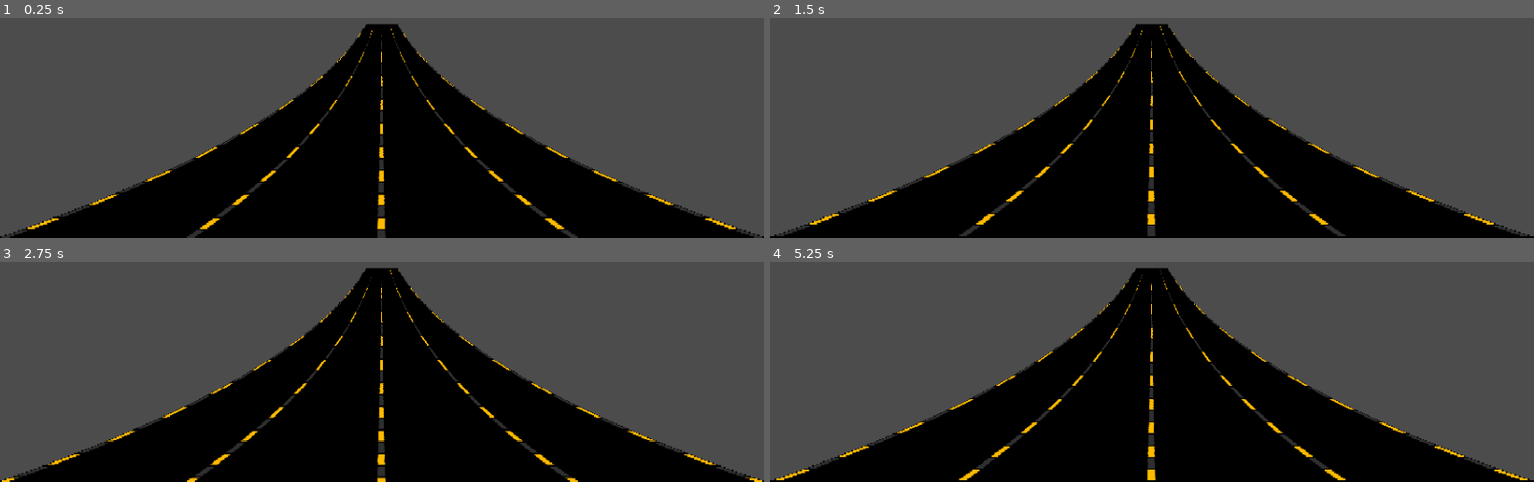
Above: before the commit, frames 1-4 (two rows, left to right).
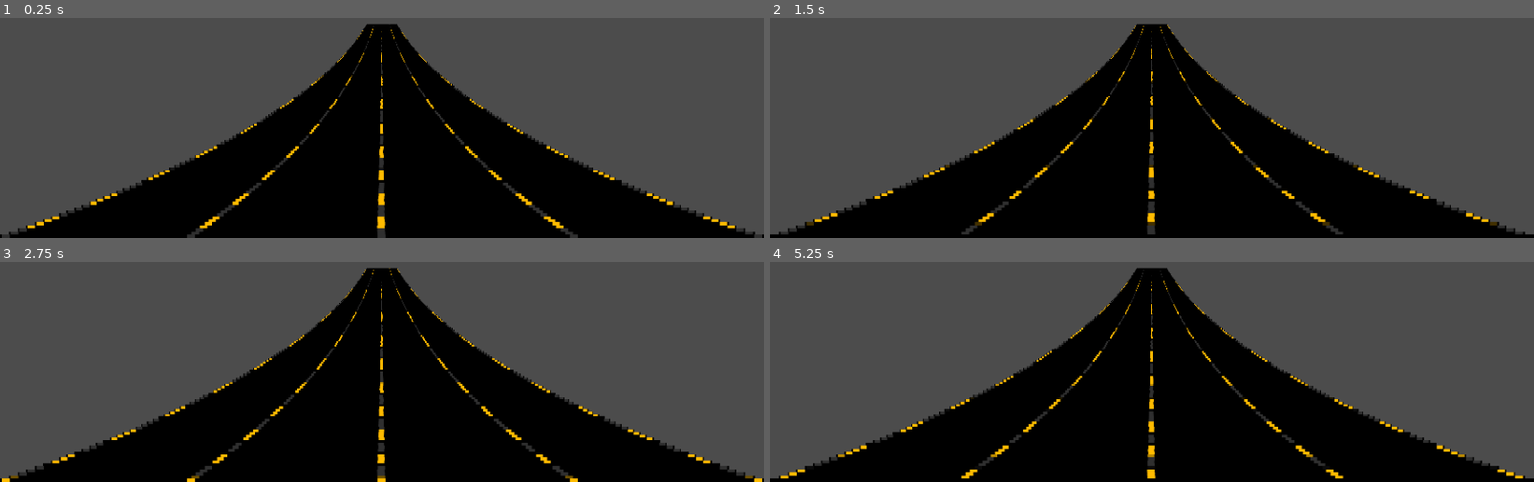
Above: after the commit, the same moments.

Repository: nealith/FreeCar
Game: Godot game, scene res://road/road.tscn
Two runs of this game, one before a commit and one after it. Both use one fixed random seed, a clock stepped at 60 frames per second and the inputs below. The project has no main scene, so this scene is started directly.
Inputs:
- Up to frame 1 (0.25 s): no input
- Up to frame 2 (1.5 s): no input
- Up to frame 3 (2.75 s): no input
- Up to frame 4 (5.25 s): no input

The runs differ from the first frame. In frame 1, 1.7% of the frame differs, in the area x 0-100%, y 2-100%; in frame 2, 1.7%; in frame 3, 1.7%; in frame 4, 1.8%.

Commit message:
improve curves

Diff:
--- a/car/car.tscn
+++ b/car/car.tscn
@@ -1,3 +1,15 @@
-[gd_scene format=2]
+[gd_scene load_steps=3 format=2]
+
+[ext_resource path="res://car/assets/spritesheet_optimized.png" type="Texture" id=1]
+
+[sub_resource type="AtlasTexture" id=1]
+flags = 4
+atlas = ExtResource( 1 )
+region = Rect2( 0, 0, 86, 86 )
 
 [node name="car" type="Node2D"]
+
+[node name="Sprite" type="Sprite" parent="."]
+position = Vector2( 414.737, 407.369 )
+z_index = 17
+texture = SubResource( 1 )
--- a/road/plane.gd
+++ b/road/plane.gd
@@ -5,6 +5,7 @@
 # var b = "text"
 
 var dz = 0
+var t = 0
 
 # Called when the node enters the scene tree for the first time.
 func _ready():
@@ -13,6 +14,12 @@
 # Called every frame. 'delta' is the elapsed time since the previous frame.
 func _process(delta):
 	dz+= delta*1000
+	t += delta
 	if dz > 540.0:
 		dz -= 540.0
 	self.material.set_shader_param("delta",Vector3(0.0,0.0,dz))
+
+	var v = sin(t)
+
+	#self.material.set_shader_param("X_y_a",Vector2(0.0,v))
+	#self.material.set_shader_param("X_y_b",Vector2(-v/2.0,-4*v))
--- a/road/road.tscn
+++ b/road/road.tscn
@@ -6,10 +6,15 @@
 [sub_resource type="Shader" id=1]
 code = "shader_type canvas_item;
 
-uniform vec4 Z_x;
-uniform vec4 Z_y;
-uniform vec4 X_x;
-uniform vec4 X_y;
+uniform vec2 Z_x_a;
+uniform vec2 Z_y_a;
+uniform vec2 X_x_a;
+uniform vec2 X_y_a;
+
+uniform vec2 Z_x_b;
+uniform vec2 Z_y_b;
+uniform vec2 X_x_b;
+uniform vec2 X_y_b;
 
 uniform vec3 delta;
 
@@ -46,6 +51,11 @@
 }
 
 void fragment(){
+
+	vec4 Z_x = vec4(Z_x_a,Z_x_b);
+	vec4 Z_y = vec4(Z_y_a,Z_y_b);
+	vec4 X_x = vec4(X_x_a,X_x_b);
+	vec4 X_y = vec4(X_y_a,X_y_b);
 
 	vec2 uv = vec2(0);
 
@@ -120,10 +130,14 @@
 
 [sub_resource type="ShaderMaterial" id=2]
 shader = SubResource( 1 )
-shader_param/Z_x = Plane( 0, 0.5, 0.5, 1 )
-shader_param/Z_y = Plane( 0, 0.5, 0.5, 1 )
-shader_param/X_x = Vector3( 0, 0, 1 )
-shader_param/X_y = Vector3( 0, 0, 0 )
+shader_param/Z_x_a = Vector2( 0, 1 )
+shader_param/Z_y_a = Vector2( 0, 1 )
+shader_param/X_x_a = Vector2( 0, 1 )
+shader_param/X_y_a = Vector2( 0, 0 )
+shader_param/Z_x_b = Vector2( 1, 1 )
+shader_param/Z_y_b = Vector2( 1, 1 )
+shader_param/X_x_b = Vector2( 1, 1 )
+shader_param/X_y_b = Vector2( 0, 0 )
 shader_param/delta = null
 shader_param/road_texture = ExtResource( 1 )
 
